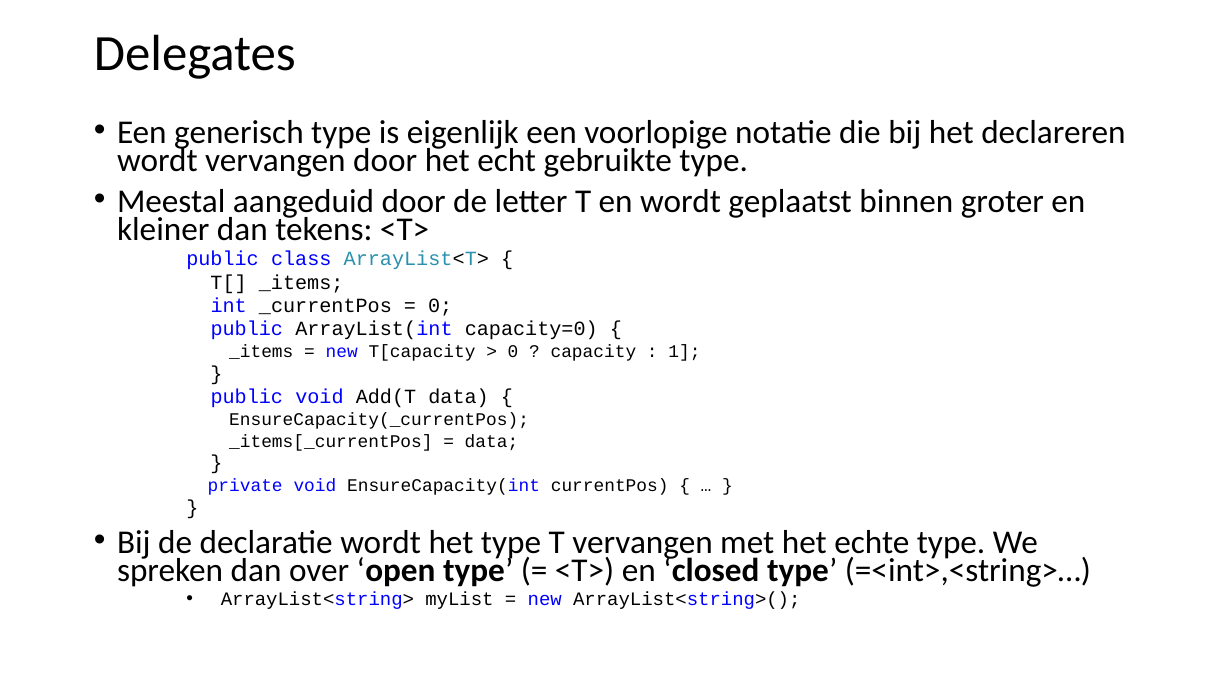
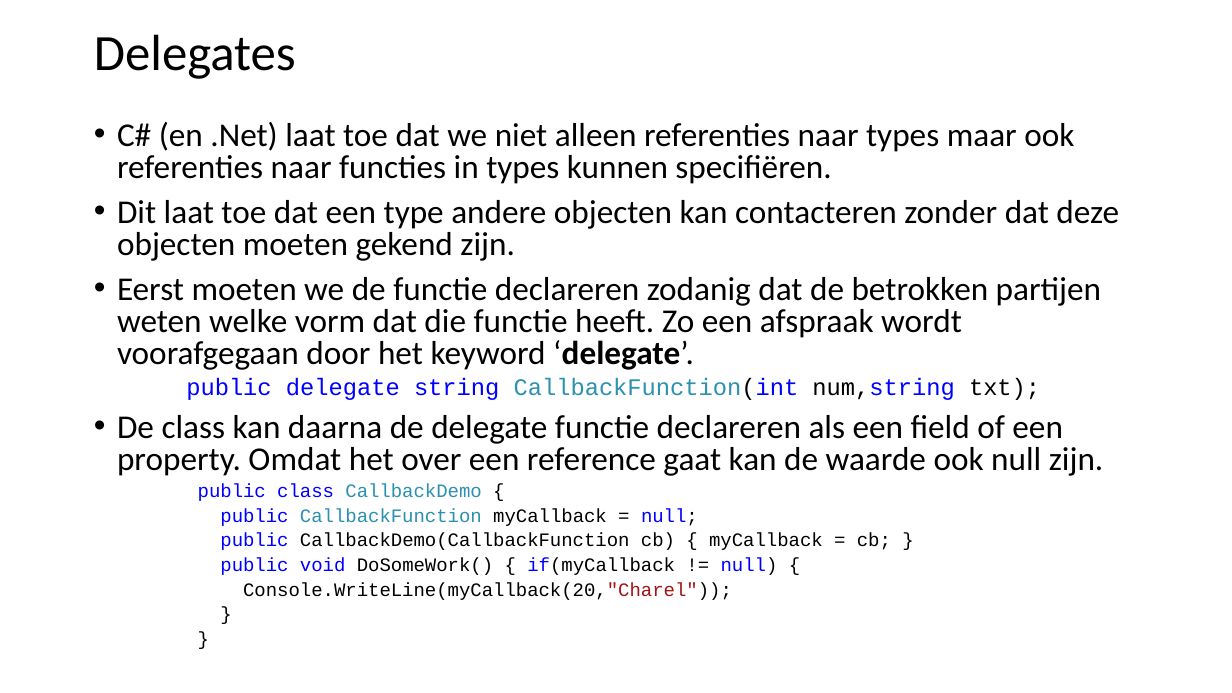
Before and after one commit to Fleximinded/BasicCSharp, a slide deck: slide 27 of Powerpoints/BasisCSharp-OO.pptx. Drawn at 1232x693 pixels with LibreOffice and Linux fonts; fonts in the diff are those of the drawing. Boxes give left, top, right and bottom in pixels: in the first picture for what was removed or moved away, otherwise in the second. Text is boxed around its words. In the diff, an @@ line names an element or a change of style, - is before the commit and + after.

Commit message:
Foutje in OO delegate powerpoint

```diff
--- a/Powerpoints/BasisCSharp-OO.pptx
+++ b/Powerpoints/BasisCSharp-OO.pptx
@@ text "C# (en .Net) laat toe ..." at (x1=117, y1=122, x2=1119, y2=600): size 15.7 to 14.8 pt in "}", "}"; line spacing 0.7 to 0.8 @@
@@ text at (x1=117, y1=122, x2=1119, y2=600): text changed @@
-• Een generisch type is eigenlijk een voorlopige notatie die bij het declareren wordt vervangen door het echt gebruikte type.
-• Meestal aangeduid door de letter T en wordt geplaatst binnen groter en kleiner dan tekens: <T>
-    public class ArrayList<T> {
-    T[] _items;
-    int _currentPos = 0;
-    public ArrayList(int capacity=0) {
-    _items = new T[capacity > 0 ? capacity : 1];
+• C# (en .Net) laat toe dat we niet alleen referenties naar types maar ook referenties naar functies in types kunnen specifiëren.
+• Dit laat toe dat een type andere objecten kan contacteren zonder dat deze objecten moeten gekend zijn.
+• Eerst moeten we de functie declareren zodanig dat de betrokken partijen weten welke vorm dat die functie heeft. Zo een afspraak wordt voorafgegaan door het keyword ‘delegate’.
+    public delegate string CallbackFunction(int num,string txt);
+• De class kan daarna de delegate functie declareren als een field of een property. Omdat het over een reference gaat kan de waarde ook null zijn.
+    public class CallbackDemo {
+    public CallbackFunction myCallback = null;
+    public CallbackDemo(CallbackFunction cb) { myCallback = cb; }
+    public void DoSomeWork() { if(myCallback != null) {
+    Console.WriteLine(myCallback(20,"Charel"));
@@ text at (x1=211, y1=389, x2=529, y2=451): paragraphs removed @@
-    public void Add(T data) {
-    EnsureCapacity(_currentPos);
-    _items[_currentPos] = data;
@@ text at (x1=117, y1=479, x2=1091, y2=609): paragraphs removed @@
-    private void EnsureCapacity(int currentPos) { … }
-    }
-• Bij de declaratie wordt het type T vervangen met het echte type. We spreken dan over ‘open type’ (= <T>) en ‘closed type’ (=<int>,<string>…)
-    • ArrayList<string> myList = new ArrayList<string>();
```
